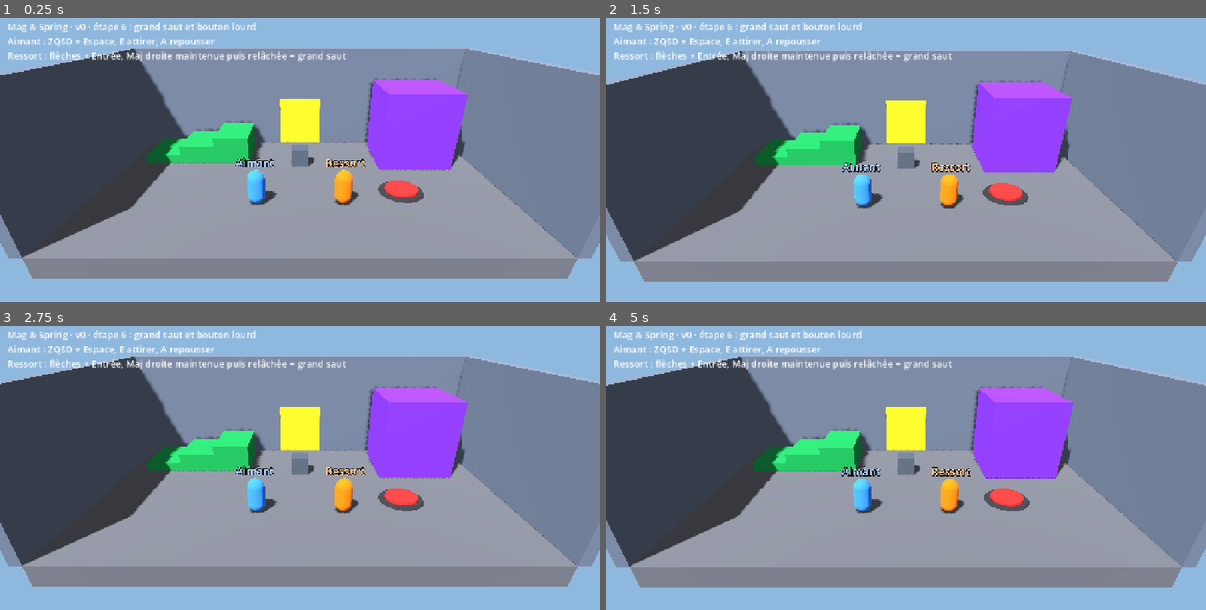
Above: before the commit, frames 1-4 (two rows, left to right).
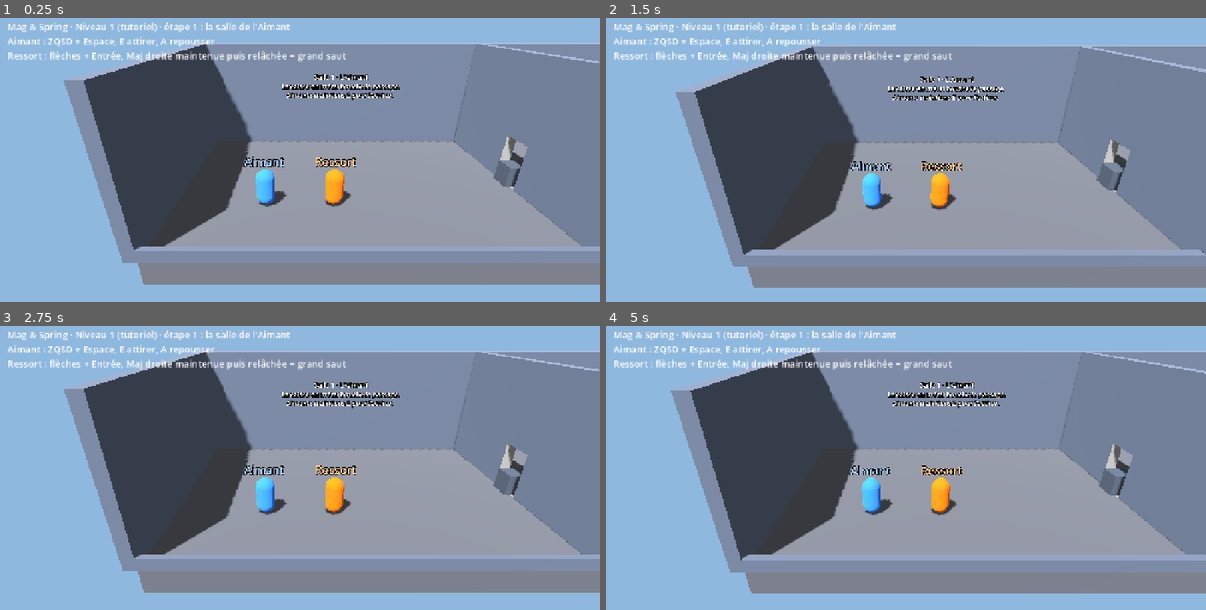
Above: after the commit, the same moments.

Repository: Aphyo/MagSpring
Game: Godot game, scene res://scenes/main.tscn
The game is run twice, just before and just after one commit, with the same random seed, the same clock (stepped at 60 frames per second) and the same inputs.
Inputs:
- Up to frame 1 (0.25 s): no input
- Up to frame 2 (1.5 s): tap Enter at 0.5 s
- Up to frame 3 (2.75 s): no input
- Up to frame 4 (5 s): tap Space at 3.5 s

The runs differ from the first frame. In frame 1, 41% of the frame differs, in the area x 0-100%, y 1-94%; in frame 2, 41%; in frame 3, 41%; in frame 4, 42%, in the area x 0-100%, y 1-95%.

Commit message:
Niveau 1, étape 1 : salle de l'Aimant
Nouveau niveau tutoriel en trois salles côte à côte (scenes/levels/niveau_1.tscn),
chargé au démarrage à la place de la salle de test.
Salle 1 : une caisse en métal bouche un passage bas, l'Aimant doit l'attirer.
La caisse revient à sa place si elle tombe dans le vide.

Co-Authored-By: Claude Opus 5.5 <noreply@anthropic.com>
Claude-Session: https://claude.ai/code/session_01HXSnhPvu5eQkQv46XWRZmo

Diff:
--- /dev/null
+++ b/scenes/levels/niveau_1.tscn
@@ -0,0 +1,85 @@
+[gd_scene load_steps=7 format=3]
+
+[ext_resource type="Material" path="res://assets/materials/sol.tres" id="1_sol"]
+[ext_resource type="Material" path="res://assets/materials/mur.tres" id="2_mur"]
+[ext_resource type="PackedScene" path="res://scenes/objects/metal_crate.tscn" id="3_caisse"]
+
+[sub_resource type="Environment" id="Environment_niveau1"]
+background_mode = 1
+background_color = Color(0.56, 0.72, 0.87, 1)
+ambient_light_source = 2
+ambient_light_color = Color(1, 1, 1, 1)
+ambient_light_energy = 0.25
+tonemap_mode = 2
+
+[node name="Niveau1" type="Node3D"]
+
+[node name="Environnement" type="WorldEnvironment" parent="."]
+environment = SubResource("Environment_niveau1")
+
+[node name="Soleil" type="DirectionalLight3D" parent="."]
+transform = Transform3D(0.81915206, 0.46984634, -0.32898995, 0, 0.57357645, 0.81915206, 0.57357645, -0.6710101, 0.46984634, 0, 0, 0)
+light_energy = 0.7
+shadow_enabled = true
+
+[node name="Decor" type="CSGCombiner3D" parent="."]
+use_collision = true
+
+[node name="Sol" type="CSGBox3D" parent="Decor"]
+transform = Transform3D(1, 0, 0, 0, 1, 0, 0, 0, 1, 0, -0.5, 0)
+size = Vector3(48, 1, 12)
+material = ExtResource("1_sol")
+
+[node name="MurFond" type="CSGBox3D" parent="Decor"]
+transform = Transform3D(1, 0, 0, 0, 1, 0, 0, 0, 1, 0, 3, -6.25)
+size = Vector3(49, 6, 0.5)
+material = ExtResource("2_mur")
+
+[node name="MurGauche" type="CSGBox3D" parent="Decor"]
+transform = Transform3D(1, 0, 0, 0, 1, 0, 0, 0, 1, -24.25, 3, -0.25)
+size = Vector3(0.5, 6, 12.5)
+material = ExtResource("2_mur")
+
+[node name="MurDroit" type="CSGBox3D" parent="Decor"]
+transform = Transform3D(1, 0, 0, 0, 1, 0, 0, 0, 1, 24.25, 3, -0.25)
+size = Vector3(0.5, 6, 12.5)
+material = ExtResource("2_mur")
+
+[node name="Rebord" type="CSGBox3D" parent="Decor"]
+transform = Transform3D(1, 0, 0, 0, 1, 0, 0, 0, 1, 0, 0.25, 5.85)
+size = Vector3(48, 0.5, 0.3)
+material = ExtResource("2_mur")
+
+[node name="MurSalle1Salle2" type="CSGBox3D" parent="Decor"]
+transform = Transform3D(1, 0, 0, 0, 1, 0, 0, 0, 1, -8, 3, 0)
+size = Vector3(0.5, 6, 12)
+material = ExtResource("2_mur")
+
+[node name="Passage1" type="CSGBox3D" parent="Decor"]
+transform = Transform3D(1, 0, 0, 0, 1, 0, 0, 0, 1, -8, 1.1, 0)
+operation = 2
+size = Vector3(1, 2.2, 1.6)
+
+[node name="MurSalle2Salle3" type="CSGBox3D" parent="Decor"]
+transform = Transform3D(1, 0, 0, 0, 1, 0, 0, 0, 1, 8, 3, 0)
+size = Vector3(0.5, 6, 12)
+material = ExtResource("2_mur")
+
+[node name="Passage2" type="CSGBox3D" parent="Decor"]
+transform = Transform3D(1, 0, 0, 0, 1, 0, 0, 0, 1, 8, 1.5, 0)
+operation = 2
+size = Vector3(1, 3, 2.6)
+
+[node name="Salle1" type="Node3D" parent="."]
+
+[node name="Panneau" type="Label3D" parent="Salle1"]
+transform = Transform3D(1, 0, 0, 0, 1, 0, 0, 0, 1, -16, 3.6, -5.95)
+pixel_size = 0.01
+text = "Salle 1 · L'Aimant
+La caisse en métal bouche le passage.
+Aimant : maintiens E pour l'attirer."
+font_size = 40
+outline_size = 12
+
+[node name="CaisseBouchon" parent="Salle1" instance=ExtResource("3_caisse")]
+transform = Transform3D(1, 0, 0, 0, 1, 0, 0, 0, 1, -8, 0.5, 0)
--- a/scenes/main.tscn
+++ b/scenes/main.tscn
@@ -1,15 +1,11 @@
-[gd_scene load_steps=14 format=3]
+[gd_scene load_steps=8 format=3]
 
 [ext_resource type="Script" path="res://scripts/main.gd" id="1_main"]
-[ext_resource type="PackedScene" path="res://scenes/levels/test_room.tscn" id="2_salle"]
+[ext_resource type="PackedScene" path="res://scenes/levels/niveau_1.tscn" id="2_niveau"]
 [ext_resource type="PackedScene" path="res://scenes/players/player.tscn" id="3_player"]
 [ext_resource type="Script" path="res://scripts/camera_duo.gd" id="4_camera"]
 [ext_resource type="Script" path="res://scripts/players/magnet_power.gd" id="5_aimant"]
-[ext_resource type="PackedScene" path="res://scenes/objects/metal_crate.tscn" id="6_caisse"]
 [ext_resource type="Script" path="res://scripts/players/spring_power.gd" id="7_ressort"]
-[ext_resource type="PackedScene" path="res://scenes/objects/heavy_button.tscn" id="8_bouton"]
-[ext_resource type="PackedScene" path="res://scenes/objects/door.tscn" id="9_porte"]
-[ext_resource type="Material" path="res://assets/materials/arrivee.tres" id="10_arrivee"]
 
 [sub_resource type="TorusMesh" id="TorusMesh_champ"]
 inner_radius = 1.3
@@ -20,16 +16,13 @@
 shading_mode = 0
 albedo_color = Color(0.3, 0.6, 1, 0.45)
 
-[sub_resource type="BoxMesh" id="BoxMesh_arrivee"]
-size = Vector3(2, 0.04, 2)
-
 [node name="Main" type="Node3D"]
 script = ExtResource("1_main")
 
-[node name="SalleTest" parent="." instance=ExtResource("2_salle")]
+[node name="Niveau1" parent="." instance=ExtResource("2_niveau")]
 
 [node name="Aimant" parent="." instance=ExtResource("3_player")]
-transform = Transform3D(1, 0, 0, 0, 1, 0, 0, 0, 1, -2, 0, 2)
+transform = Transform3D(1, 0, 0, 0, 1, 0, 0, 0, 1, -20, 0, 2)
 nom = "Aimant"
 couleur = Color(0.23, 0.51, 0.96, 1)
 
@@ -42,7 +35,7 @@
 surface_material_override/0 = SubResource("StandardMaterial3D_champ")
 
 [node name="Ressort" parent="." instance=ExtResource("3_player")]
-transform = Transform3D(1, 0, 0, 0, 1, 0, 0, 0, 1, 2, 0, 2)
+transform = Transform3D(1, 0, 0, 0, 1, 0, 0, 0, 1, -17, 0, 2)
 player_id = 2
 nom = "Ressort"
 couleur = Color(0.98, 0.45, 0.09, 1)
@@ -50,22 +43,8 @@
 [node name="PouvoirRessort" type="Node3D" parent="Ressort"]
 script = ExtResource("7_ressort")
 
-[node name="CaisseMetal" parent="." instance=ExtResource("6_caisse")]
-transform = Transform3D(1, 0, 0, 0, 1, 0, 0, 0, 1, 0, 0.5, -2.5)
-
-[node name="BoutonLourd" parent="." instance=ExtResource("8_bouton")]
-transform = Transform3D(1, 0, 0, 0, 1, 0, 0, 0, 1, 5, 0, 1)
-
-[node name="Porte" parent="." instance=ExtResource("9_porte")]
-transform = Transform3D(1, 0, 0, 0, 1, 0, 0, 0, 1, 0, 0, -6.25)
-
-[node name="Arrivee" type="MeshInstance3D" parent="."]
-transform = Transform3D(1, 0, 0, 0, 1, 0, 0, 0, 1, 0, 0.02, -8.1)
-mesh = SubResource("BoxMesh_arrivee")
-surface_material_override/0 = ExtResource("10_arrivee")
-
 [node name="CameraDuo" type="Camera3D" parent="." node_paths=PackedStringArray("joueur_a", "joueur_b")]
-transform = Transform3D(1, 0, 0, 0, 1, 0, 0, 0, 1, 0, 9, 14)
+transform = Transform3D(1, 0, 0, 0, 1, 0, 0, 0, 1, -18.5, 9, 14)
 current = true
 fov = 55.0
 script = ExtResource("4_camera")
@@ -78,8 +57,6 @@
 offset_right = 816.0
 offset_bottom = 100.0
 theme_override_font_sizes/font_size = 20
-text = "Mag & Spring · v0 · étape 6 : grand saut et bouton lourd
+text = "Mag & Spring · Niveau 1 (tutoriel) · étape 1 : la salle de l'Aimant
 Aimant : ZQSD + Espace, E attirer, A repousser
 Ressort : flèches + Entrée, Maj droite maintenue puis relâchée = grand saut"
-
-[connection signal="active" from="BoutonLourd" to="Porte" method="ouvrir"]
--- a/scripts/main.gd
+++ b/scripts/main.gd
@@ -1,9 +1,11 @@
 extends Node3D
 ## Scène de départ du jeu.
-## Elle charge la salle de test (scenes/levels/test_room.tscn).
-## Elle place aussi les deux joueurs, l'Aimant (joueur 1) et le Ressort (joueur 2).
+## Elle charge le niveau 1, le tutoriel (scenes/levels/niveau_1.tscn).
+## Elle place aussi les deux joueurs, l'Aimant (joueur 1) et le Ressort (joueur 2),
+## au début de la première salle, ainsi que la caméra commune.
+## L'ancienne salle de test reste dans scenes/levels/test_room.tscn.
 
 
 func _ready() -> void:
 	# Ce message s'affiche dans le panneau « Output » en bas de l'éditeur.
-	print("Mag & Spring : la salle de test et les joueurs sont chargés.")
+	print("Mag & Spring : le niveau 1 et les joueurs sont chargés.")
--- a/scripts/objects/metal_crate.gd
+++ b/scripts/objects/metal_crate.gd
@@ -3,6 +3,19 @@
 ## Elle est dans le groupe « metal » : c'est ce groupe que l'Aimant cherche
 ## autour de lui. Le Ressort, lui, ne sait rien faire avec le métal.
 
+# Point de départ, pour y revenir si la caisse tombe hors du niveau.
+var _depart: Transform3D
+
 
 func _ready() -> void:
 	add_to_group("metal")
+	_depart = global_transform
+
+
+func _physics_process(_delta: float) -> void:
+	# Filet de sécurité : sans caisse, l'énigme serait bloquée. Si elle tombe
+	# dans le vide, elle réapparaît à sa place de départ, immobile.
+	if global_position.y < -10.0:
+		global_transform = _depart
+		linear_velocity = Vector3.ZERO
+		angular_velocity = Vector3.ZERO
